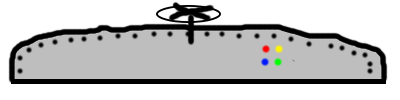
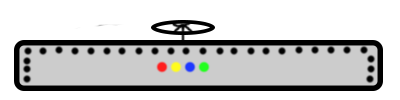
Layer changes from the first 400×100 image to the second:
added layer "Ellipse 2" above "Ellipse 1" over [151, 20, 215, 35]
hid "Ellipse 1", painted on it over [156, 5, 221, 23]
added layer "Layer 1" above "Shape 2" over [22, 45, 376, 84]
added layer "Shape 2" above "Shape 1" over [14, 40, 383, 91]
painted on "Shape 1" over [8, 1, 388, 84]
